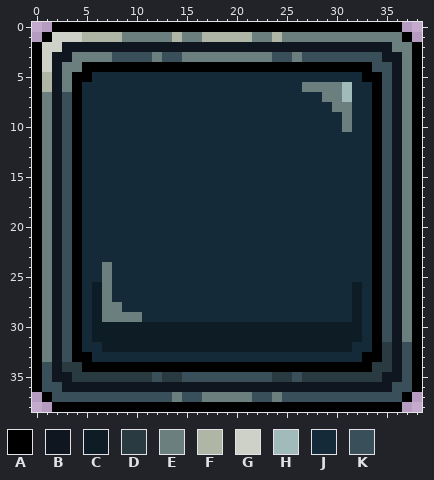
A pixel-art file gets an edit: packages/client/src/assets/ui{m}/button-disabled.aseprite. The first picture shows the starting point.
39x39 pixels, 1 frame.
Palette (. is transparent): A #000000  B #101620  C #0e1c25  D #2a3a41  E #6b7f7e  F #afb6a5  G #cdd1c7  H #a1bbba  J #152a38  K #39505a
The same view after the edit:
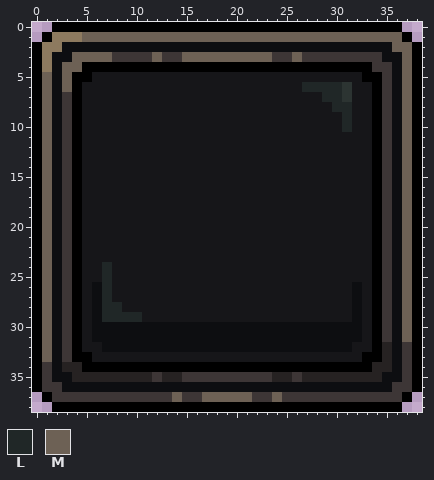
Colours new in this view: L #202727  M #6d6155
Diff:
layer "Layer 3" removed
colour B: #101620 -> #0d0e11
colour D: #2a3a41 -> #262222
colour G: #cdd1c7 -> #8d7a5f
colour H: #a1bbba -> #2c3432
colour J: #152a38 -> #161619
colour K: #39505a -> #3d3636
Layer "Layer 1":
y 1: x 5..36 FFFFEEEEEFEEFFFFFEEFEEEEEEEEEEEE -> MMMMMMMMMMMMMMMMMMMMMMMMMMMMMMMM
y 2: x 36..37 EE -> MM
y 3: x 4..7 EEEE -> MMMM; x 12 E -> M; x 15..23 EEEEEEEEE -> MMMMMMMMM; x 26 E -> M; x 37 E -> M
y 4: x 3..4 EE -> MM; x 37 E -> M
y 5: x 1 F -> M; x 3 E -> M; x 37 E -> M
y 6: x 1 F -> M; x 3 E -> M; x 27..30 EEEE -> LLLL; x 37 E -> M
y 7: x 1 E -> M; x 29..30 EE -> LL; x 37 E -> M
y 8: x 1 E -> M; x 30..31 EE -> LL; x 37 E -> M
y 9..10: x 1 E -> M; x 31 E -> L; x 37 E -> M
y 11..23: x 1 E -> M; x 37 E -> M
y 24..25: x 1 E -> M; x 7 E -> L; x 37 E -> M
y 26..27: x 1 E -> M; x 6..7 CE -> BL; x 32 C -> B; x 37 E -> M
y 28: x 1 E -> M; x 6..8 CEE -> BLL; x 32 C -> B; x 37 E -> M
y 29: x 1 E -> M; x 6..10 CEEEE -> BLLLL; x 32 C -> B; x 37 E -> M
y 30..31: x 1 E -> M; x 6..32 CCCCCCCCCCCCCCCCCCCCCCCCCCC -> BBBBBBBBBBBBBBBBBBBBBBBBBBB; x 37 E -> M
y 32: x 1 E -> M; x 7..31 CCCCCCCCCCCCCCCCCCCCCCCCC -> BBBBBBBBBBBBBBBBBBBBBBBBB
y 33: x 1 E -> M
y 37: x 14 E -> M; x 17..21 EEEEE -> MMMMM; x 24 E -> M
Changed places in both pictures, as pixel boxes (x1, y1, x2, y2):
changed: (42, 32, 412, 402)
